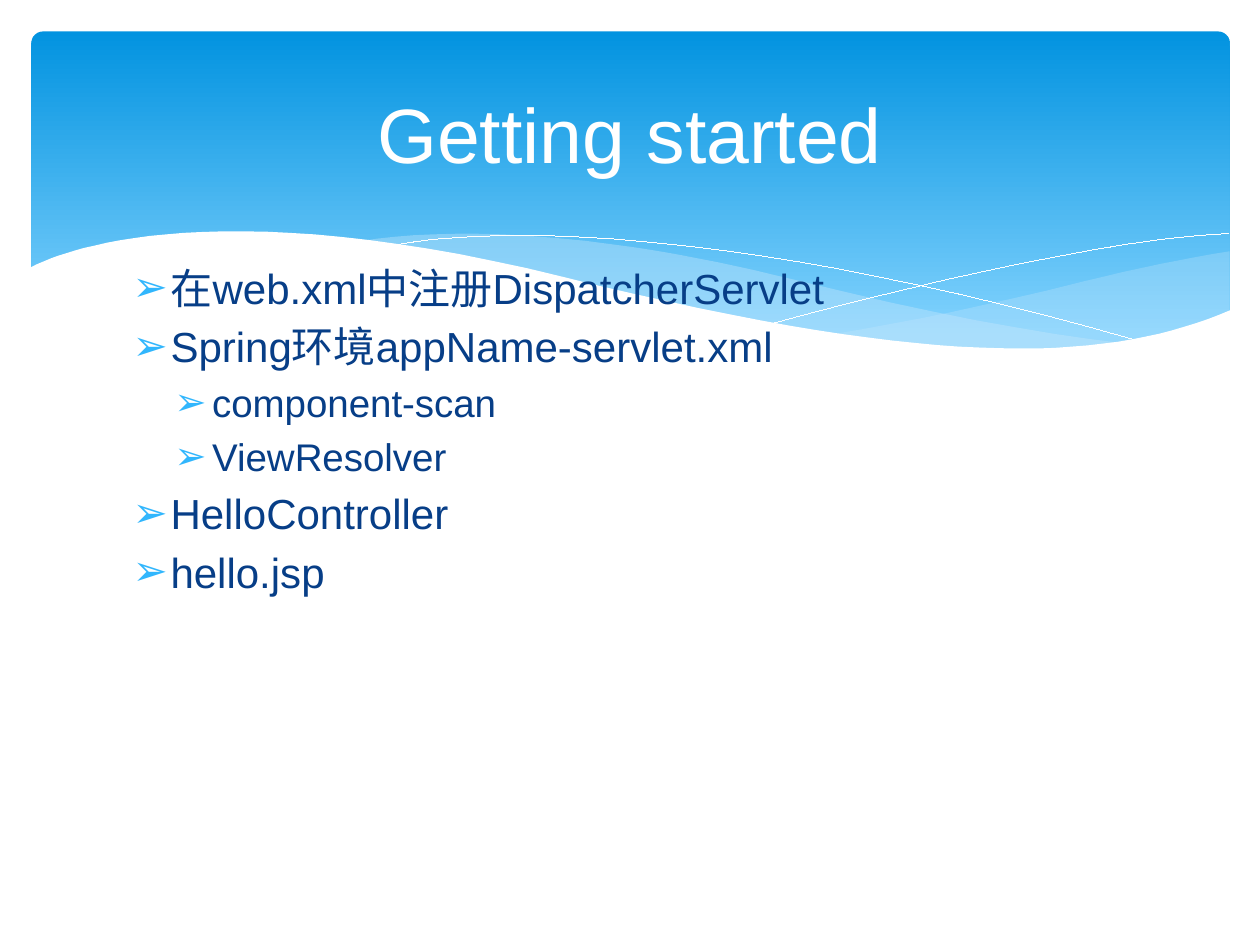
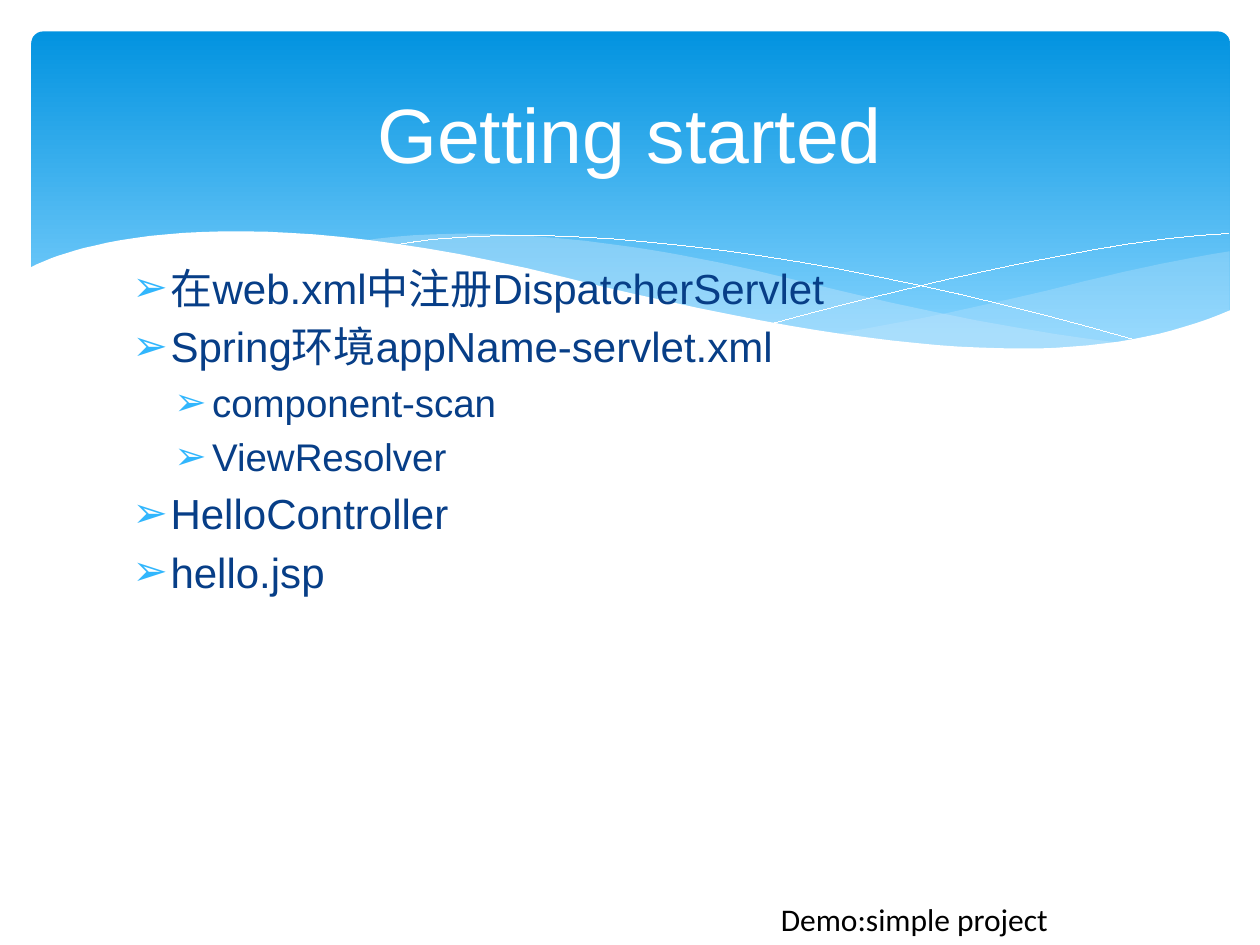
Before and after one commit to zjumty/spring-mvc-showcase, a slide deck: slide 5 of SpringMVC3.pptx. Drawn at 1260x945 pixels with LibreOffice and Linux fonts; fonts in the diff are those of the drawing. Boxes give left, top, right and bottom in pixels: in the first picture for what was removed or moved away, otherwise in the second. Text is boxed around its words. In the diff, an @@ line names an element or a change of style, - is before the commit and + after.

```diff
--- a/SpringMVC3.pptx
+++ b/SpringMVC3.pptx
@@ text added at [781, 909, 1048, 937], 18 pt, text #000000 @@
+Demo:simple project
```
Also in this commit, not shown: 10 other slides changed, 3 slides added.
